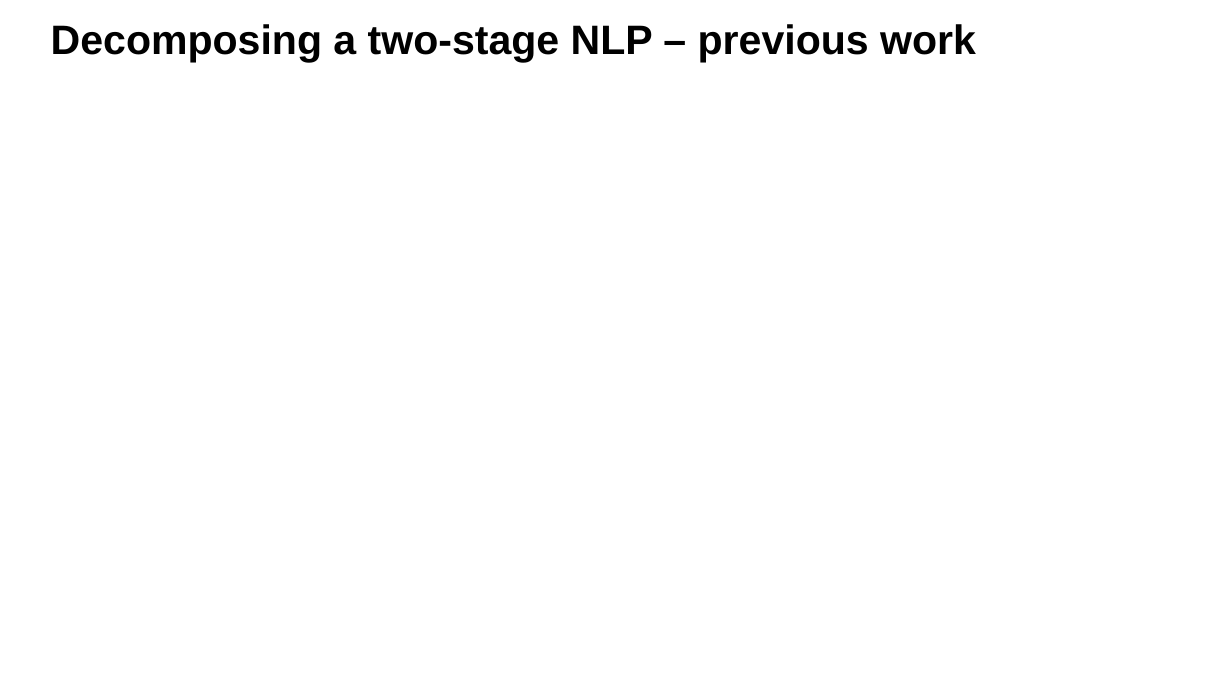
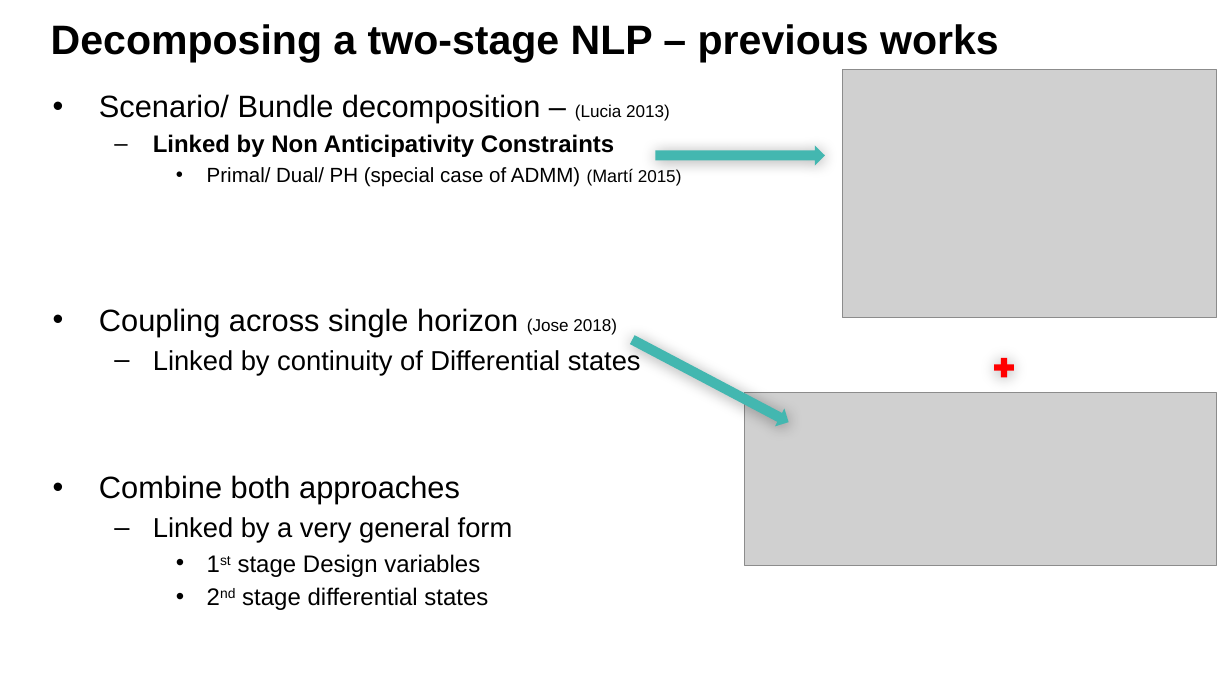
Before and after one commit to sandeepprakash6666/Escape-Paper, a slide deck: slide 7 of Admin/Escape Results.pptx (slide 4 before the commit). Drawn at 1232x693 pixels with LibreOffice and Linux fonts; fonts in the diff are those of the drawing; grey boxes stand for pictures; background and template pictures are left out. Boxes give left, top, right and bottom in pixels: in the first picture for what was removed or moved away, otherwise in the second. Text is boxed around its words. In the diff, an @@ line names an element or a change of style, - is before the commit and + after.

```diff
--- a/Admin/Escape Results.pptx
+++ b/Admin/Escape Results.pptx
@@ title at box(51, 24, 999, 62): text changed @@
-Decomposing a two-stage NLP – previous work
+Decomposing a two-stage NLP – previous works
@@ picture added at box(843, 69, 1217, 317) @@
@@ text added at box(99, 94, 682, 610), 14 pt, text #000000 @@
+• Scenario/ Bundle decomposition – (Lucia 2013)
+  – Linked by Non Anticipativity Constraints
+    • Primal/ Dual/ PH (special case of ADMM) (Martí 2015)
+• Coupling across single horizon (Jose 2018)
+  – Linked by continuity of Differential states
+• Combine both approaches
+  – Linked by a very general form
+    • 1st stage Design variables
+    • 2nd stage differential states
@@ right arrow added at box(655, 145, 825, 165), fill #43B7B0 @@
@@ right arrow added at box(628, 331, 793, 430), fill #43B7B0 @@
@@ plus sign added at box(991, 355, 1018, 382), fill #FF0000 @@
@@ picture added at box(744, 393, 1216, 565) @@
```
Also in this commit, not shown: 6 other slides changed, 6 slides added, 1 slide removed, 44 other files.
